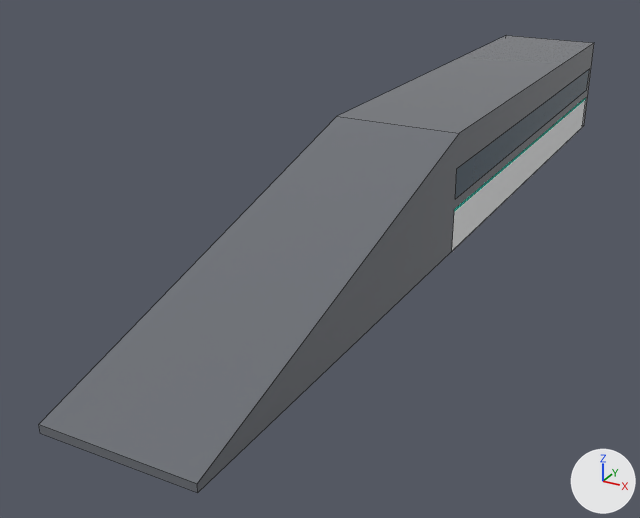
Two versions of the FBX model unity/Assets/Models/Vehicles/23/1_far.fbx, one commit apart.
The view is the same before and after, from a camera (50 mm lens) standing at (8.8, -21.5, 9.5) and looking at (-1.8, -2.1, -0.2). Every picture has the same lights, and +X, +Y and +Z are marked at lower right. The picture after the commit comes second. Mesh edges are drawn as thin lines. Where no turn or scale is listed for an object, it has been applied to the vertices. Vertices at exactly the same position are counted once.

Script lines for the objects in view, before the commit:
```python
me_23_1_far = bpy.data.meshes.new('23/1_far')
me_23_1_far.from_pydata(...)  # 30 vertices, 12 faces; spans x -1.7..1.7, y -12.5..12.5, z 0.5..3.6
# faces by material slot: [6, 2, 2, 2]
me_23_1_far.materials.append(mat_prop_hsgraphite)  # grey #6c6f76
me_23_1_far.materials.append(mat_prop_glass)  # dark blue #3c5263
me_23_1_far.materials.append(mat_prop_shinkwhite)  # white #f3f5f6
me_23_1_far.materials.append(mat_prop_hsemerald)  # cyan #00c4aa, glowing cyan #00edc4
# before: 3 (-1.7, -1.5, 3.6) at pixel (336, 116), 4 (-1.7, -12.5, 0.7) at pixel (38, 424), 8 (1.7, -1.5, 3.6) at pixel (459, 133), 9 (1.7, -12.5, 0.7) at pixel (197, 483), 10 (-1.7, -1.5, 2.0)
# before: 13 (-1.7, -1.5, 2.7), 14 (-1.7, -1.5, 0.5), 15 (-1.7, 12.2, 0.5), 16 (-1.7, 12.2, 1.6), 17 (-1.7, -1.5, 1.6)
# before: 18 (-1.7, 12.2, 1.7), 19 (-1.7, -1.5, 1.7), 20 (1.7, -1.5, 2.0) at pixel (455, 199), 23 (1.7, -1.5, 2.7) at pixel (456, 168), 24 (1.7, -1.5, 0.5) at pixel (451, 251)
# before: 25 (1.7, 12.2, 0.5) at pixel (582, 127), 26 (1.7, 12.2, 1.6) at pixel (585, 98), 27 (1.7, -1.5, 1.6) at pixel (454, 211), 28 (1.7, 12.2, 1.7) at pixel (586, 97), 29 (1.7, -1.5, 1.7) at pixel (454, 209)
ob_23_1_far = bpy.data.objects.new('23_1_far', me_23_1_far)
ob_23_1_far.location = (0.0, 0.0, 0.0)
```
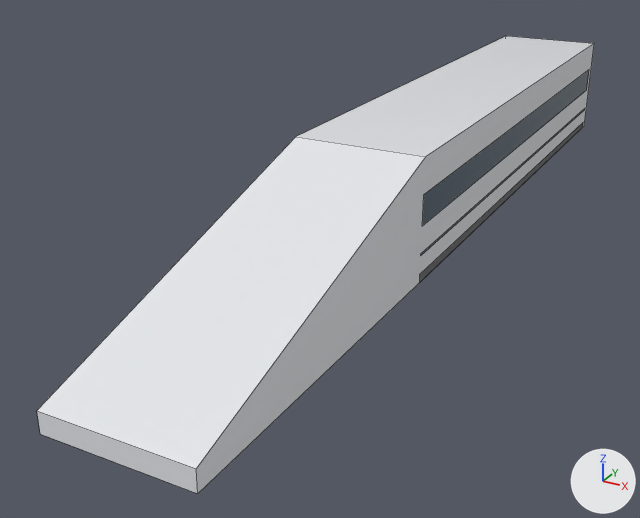
Location of each change, (x1, y1, x2, y2) in pixels of the pictures (640 x 518 px; the box of a moved part takes in the faces that stretch with it):
'23_1_far', reshaped
    before: (39, 36, 594, 493)
    after: (37, 36, 594, 494)
part 1 of me_23_1_far, moved or reshaped
    before: (452, 98, 586, 251)
    after: (420, 109, 585, 282)
part 2 of me_23_1_far, recoloured
    both: (39, 36, 594, 493)

The change in detail:
Material 'PROP_Trim' (mat_prop_trim) is new.
Its base color is (0.075, 0.075, 0.085) (dark grey #4d4d52).
Its roughness is 0.55.
Material 'PROP_HsPearl' (mat_prop_hspearl) is new.
Its base color is (0.8, 0.82, 0.85) (white #e7eaed).
Its roughness is 0.16.
me_23_1_far is used by ob_23_1_far; location (0.0, 0.0, 0.0).
Verts and faces of me_23_1_far; kept vertices keep their numbers, new ones are numbered from 30.
me_23_1_far had 30 vertices, 12 faces and spanned x -1.7..1.7, y -12.5..12.5, z 0.5..3.6.
me_23_1_far now has 34 vertices, 12 faces and spans x -1.7..1.7, y -12.5..12.5, z 0.5..3.6.
Part 1, on me_23_1_far:
Vertices deleted: 14, 16 to 19, 24, 26 to 29 (with the faces that use them).
Vertices 3, 8, 10, 13, 20, 23 move by (0.0, -2.1, 0.0).
Vertex 4 moves to (-1.7, -12.5, 1.0), pixel (36, 410).
Vertex 9 moves to (1.7, -12.5, 1.0), pixel (196, 468).
New vertex 30 is at (-1.7, -3.6, 0.7).
New vertex 31 is at (-1.7, -3.6, 1.2).
New vertex 32 is at (1.7, -3.6, 0.7), pixel (419, 274).
New vertex 33 is at (1.7, -3.6, 1.2), pixel (420, 255).
New vertices 34 to 37 stand at vertices 30 to 33, in that order, plus (0.0, 15.8, 0.0).
New vertex 38 is at (-1.7, -3.6, 0.5).
New vertex 39 is at (-1.7, 12.2, 1.2).
New vertex 40 is at (-1.7, -3.6, 1.3).
New vertex 41 is at (1.7, -3.6, 0.5), pixel (419, 282).
New vertex 42 is at (1.7, 12.2, 1.2), pixel (584, 108).
New vertex 43 is at (1.7, -3.6, 1.3), pixel (420, 253).
New faces: (15, 38, 30, 34), (31, 40, 39, 35), (25, 36, 32, 41), (33, 37, 42, 43) (mat_prop_trim (dark grey #4d4d52)).
me_23_1_far part 2: 6 faces spanning x -1.7..1.7, y -12.5..12.5, z 0.5..3.6 switch from mat_prop_hsgraphite (grey #6c6f76) to mat_prop_hspearl (white #e7eaed).
me_23_1_far no longer uses material mat_prop_shinkwhite (white #f3f5f6).
me_23_1_far no longer uses material mat_prop_hsemerald (cyan #00c4aa, glowing cyan #00edc4).
me_23_1_far gains material mat_prop_trim (dark grey #4d4d52).
